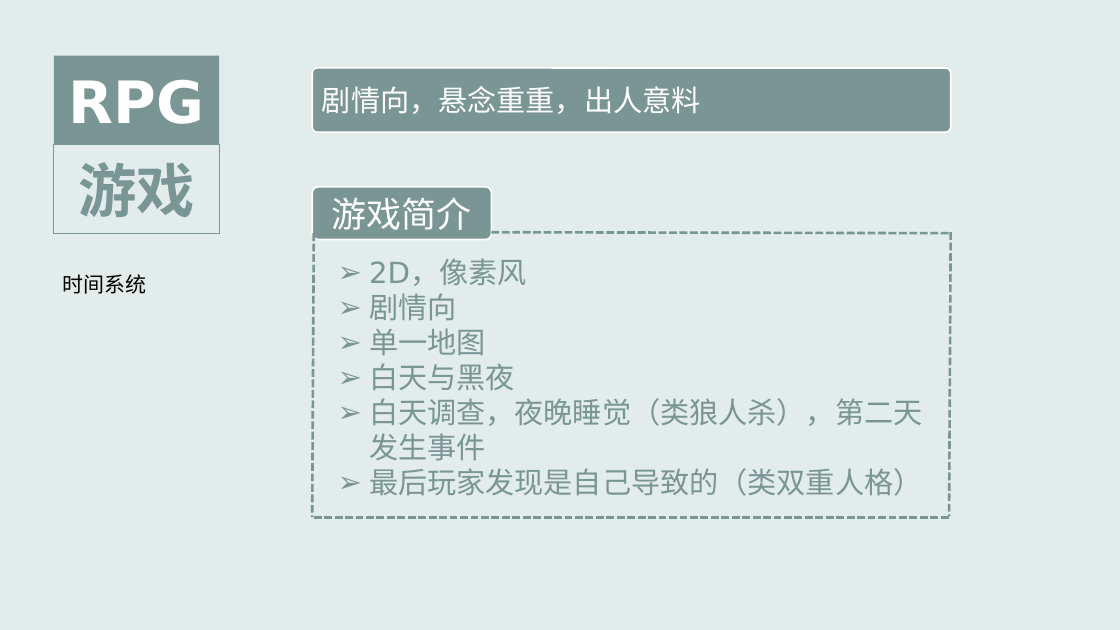
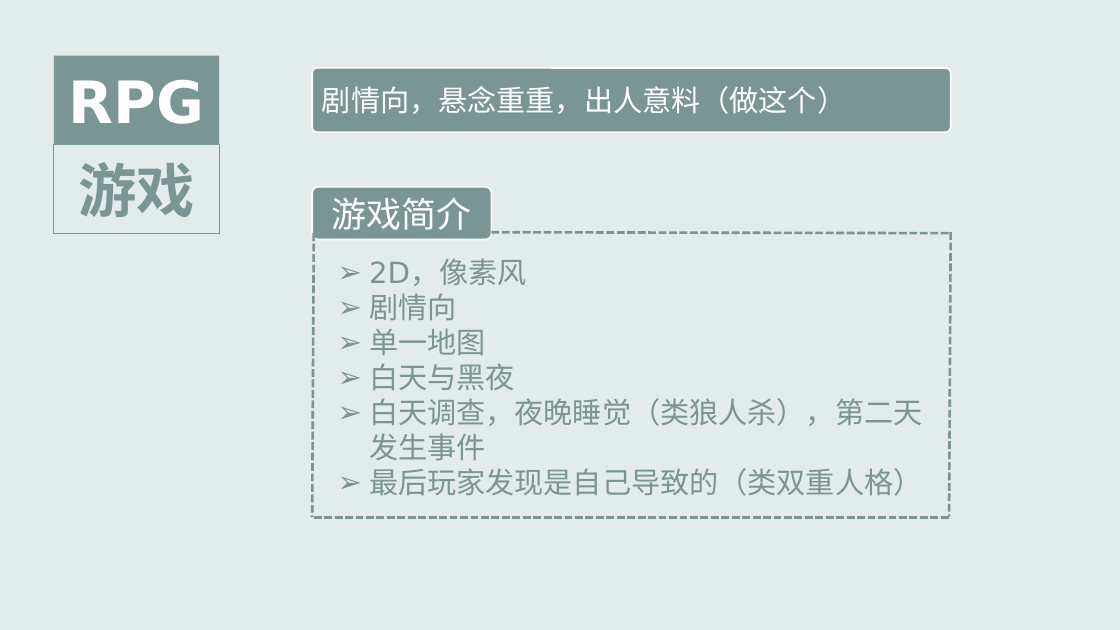
Before and after one commit to ThreePeopleGame/Death, a slide deck: slide 4 of Share/游戏想法_李硕.pptx. Drawn at 1120x630 pixels with LibreOffice and Linux fonts; fonts in the diff are those of the drawing. Boxes give left, top, right and bottom in pixels: in the first picture for what was removed or moved away, otherwise in the second. Text is boxed around its words. In the diff, an @@ line names an element or a change of style, - is before the commit and + after.

```diff
--- a/Share/游戏想法_李硕.pptx
+++ b/Share/游戏想法_李硕.pptx
@@ text in rounded rectangle at [322,86,846,114]: text changed @@
-剧情向，悬念重重，出人意料
+剧情向，悬念重重，出人意料（做这个）
@@ text removed at [62,274,146,294] @@
-时间系统
```
Also in this commit, not shown: 1 slide added, 4 other files.
